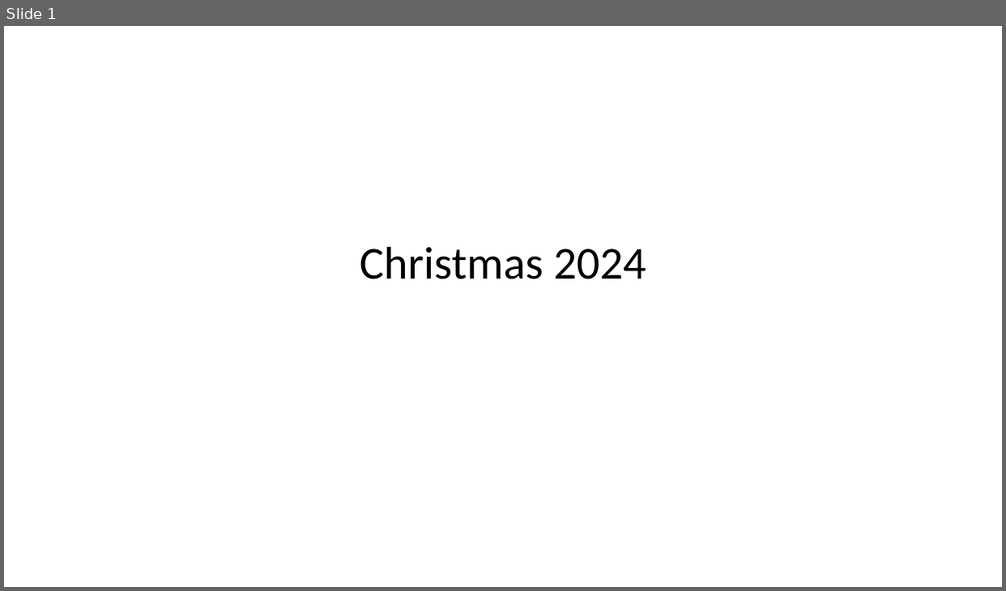
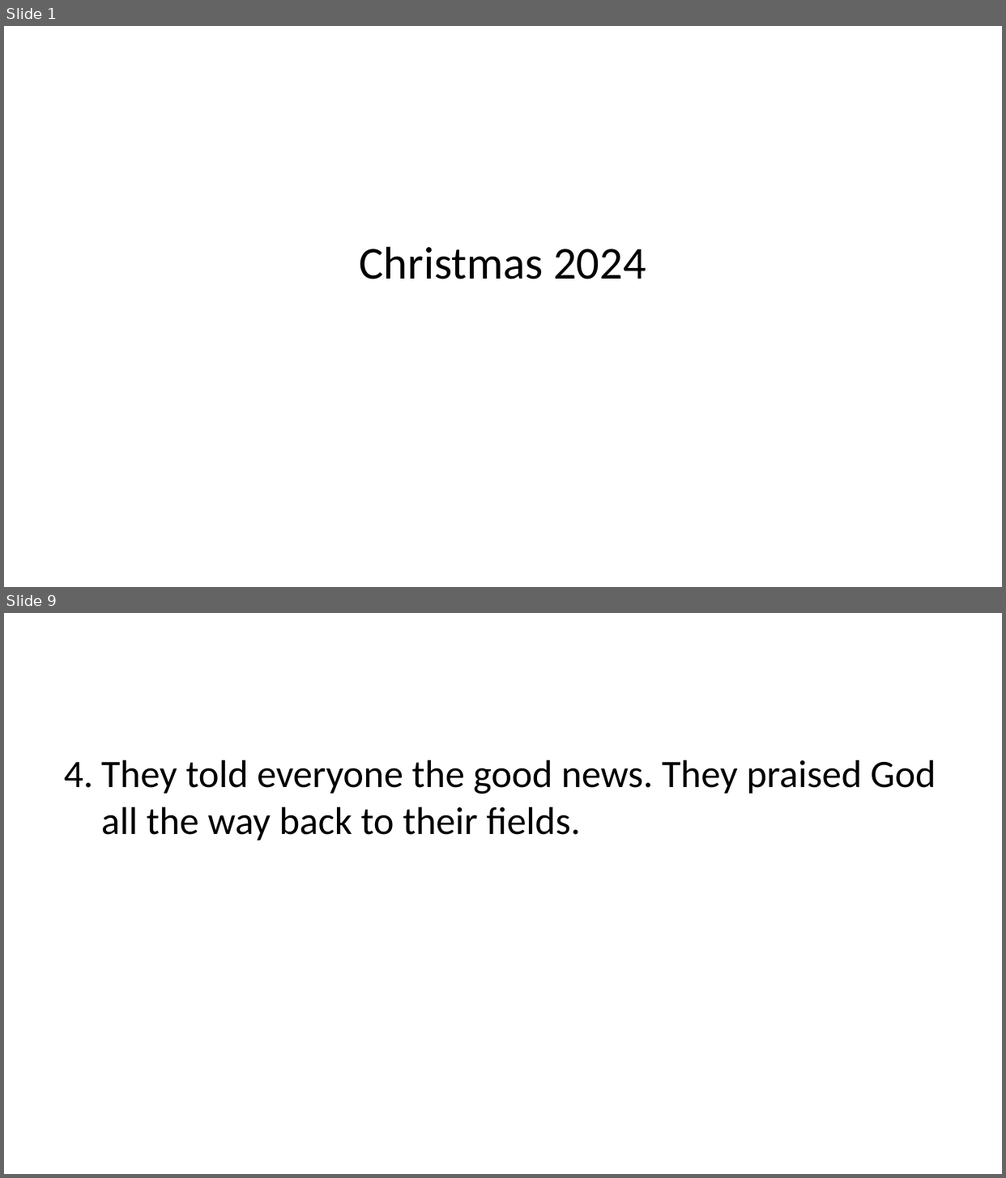
Before and after one commit to jcsalo/patient_education, a slide deck: christmas2004.pptx. Shown one above the other, each under a label of ours: slide 1 before the commit, slides 1 and 9 after it; the slides between them are not shown. The pictures are 1006x591 and 1006x1178 pixels, drawn with LibreOffice and Linux fonts; fonts in the diff are those of the drawing. Boxes give left, top, right and bottom in pixels: in the first picture for what was removed or moved away, otherwise in the second. Text is boxed around its words. In the diff, an @@ line names an element or a change of style, - is before the commit and + after.

```diff
--- a/christmas2004.pptx
+++ b/christmas2004.pptx
@@ slide 9 added at [4, 613, 1002, 1174], background #FFFFFF @@
@@ text added at [101, 760, 936, 841], 28 pt, text #000000 @@
+4. They told everyone the good news. They praised God all the way back to their fields.
```
Also in this commit, not shown: 11 other slides added, 41 other files.
